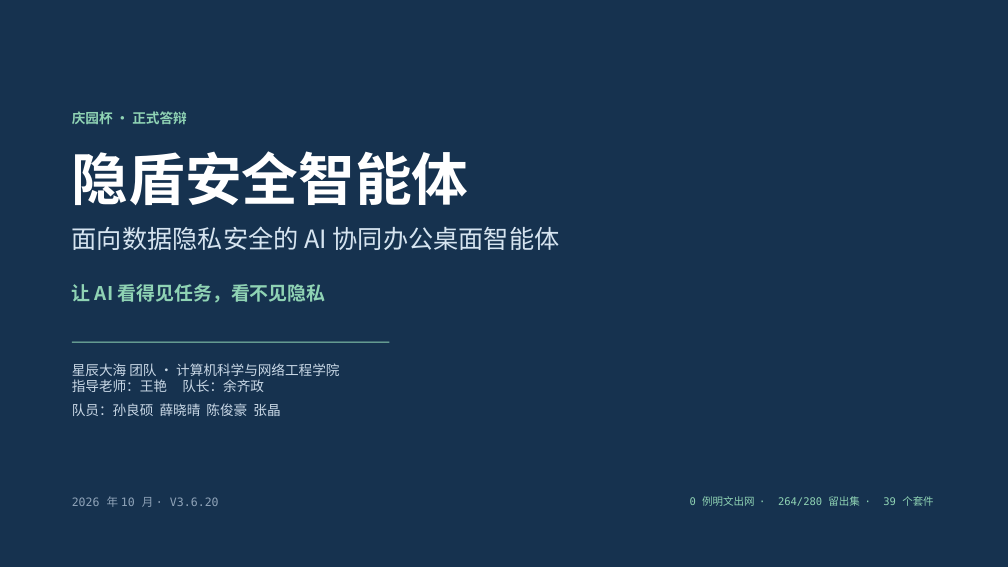
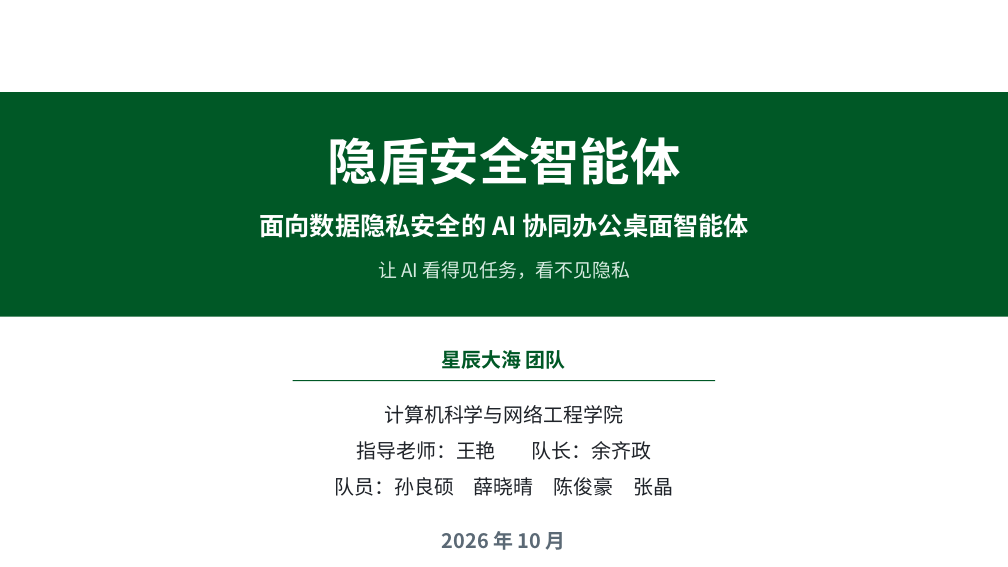
Before and after one commit to Andysun06/yindun-agent, a slide deck: slide 1 of 隐盾安全智能体汇报.pptx. Drawn at 1008x567 pixels with LibreOffice and Linux fonts; fonts in the diff are those of the drawing. Boxes give left, top, right and bottom in pixels: in the first picture for what was removed or moved away, otherwise in the second. Text is boxed around its words. In the diff, an @@ line names an element or a change of style, - is before the commit and + after.

```diff
--- a/隐盾安全智能体汇报.pptx
+++ b/隐盾安全智能体汇报.pptx
@@ background #16324F to #FFFFFF @@
@@ rectangle added at [0,92,1008,317], fill #005826 @@
@@ text removed at [72,111,186,124] @@
-庆园杯 · 正式答辩
@@ text "隐盾安全智能体": place and size @@
-text "隐盾安全智能体" at [72,151,469,205]
+text "隐盾安全智能体" at [328,137,681,185]
@@ text "隐盾安全智能体" at [328,137,681,185]: size 54 to 48 pt; alignment left to centre @@
@@ text "面向数据隐私安全的 AI 协同办公桌面智能体": place and size @@
-text "面向数据隐私安全的 AI 协同办公桌面智能体" at [72,226,560,250]
+text "面向数据隐私安全的 AI 协同办公桌面智能体" at [260,213,749,238]
@@ text "面向数据隐私安全的 AI 协同办公桌面智能体" at [260,213,749,238]: text colour #D6E4F0 to #FFFFFF, bold on; alignment left to centre @@
@@ text "让 AI 看得见任务，看不见隐私": place and size @@
-text "让 AI 看得见任务，看不见隐私" at [72,284,326,302]
+text "让 AI 看得见任务，看不见隐私" at [378,261,631,279]
@@ text "让 AI 看得见任务，看不见隐私" at [378,261,631,279]: text colour #8FD3B4 to #D6EBE0, bold off; alignment left to centre @@
@@ text at [335,350,673,550]: text changed; size 13 to 19 pt; text colour #C9D8E6 to #1F2329 @@
-星辰大海 团队 · 计算机科学与网络工程学院
-指导老师：王艳 队长：余齐政
-队员：孙良硕 薛晓晴 陈俊豪 张晶
+星辰大海 团队
+计算机科学与网络工程学院
+指导老师：王艳 队长：余齐政
+队员：孙良硕 薛晓晴 陈俊豪 张晶
+2026 年 10 月
@@ rectangle: place and size @@
-rectangle at [72,342,389,343]
+rectangle at [293,380,715,381]
@@ rectangle at [293,380,715,381]: fill #8FD3B4 to #005826 @@
@@ text removed at [72,496,219,507] @@
-2026 年 10 月 · V3.6.20
@@ text removed at [690,496,933,506] @@
-0 例明文出网 · 264/280 留出集 · 39 个套件
```
Also in this commit, not shown: 6 other slides changed, 2 slides added, 1 slide removed, 7 other files.
